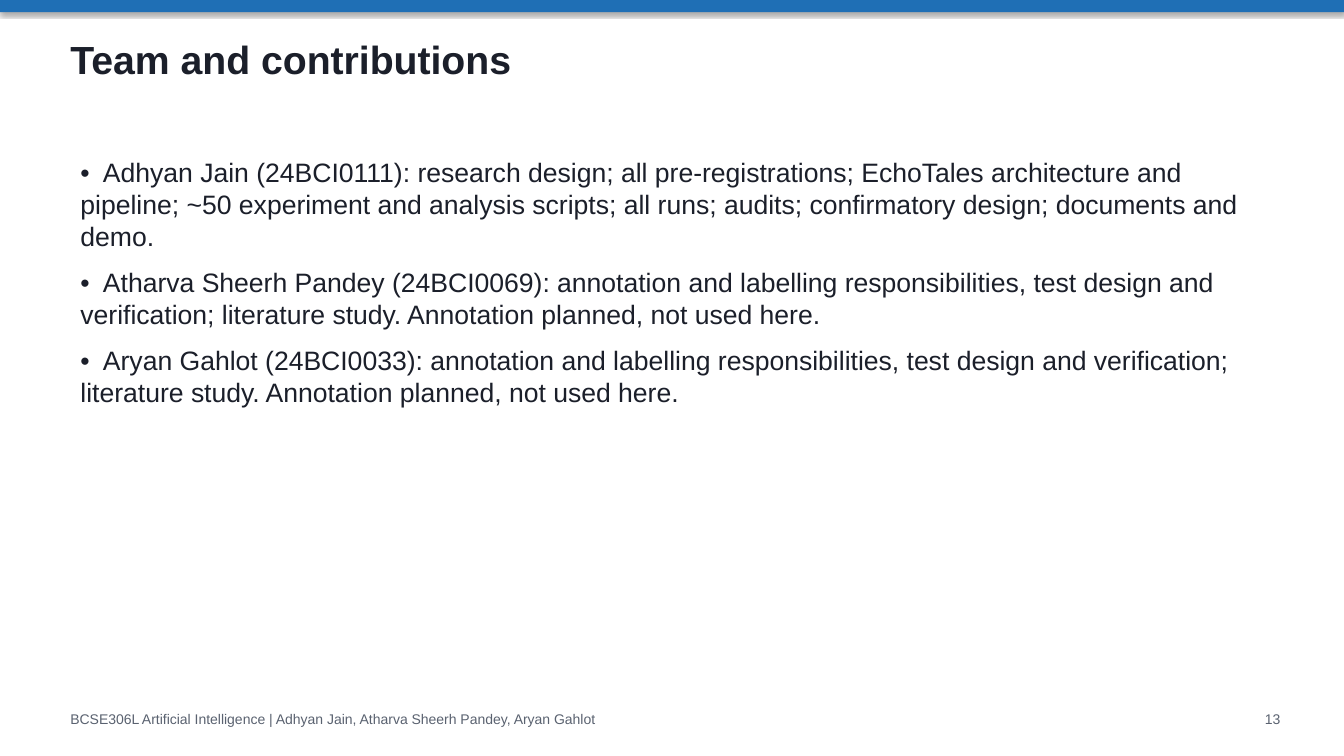
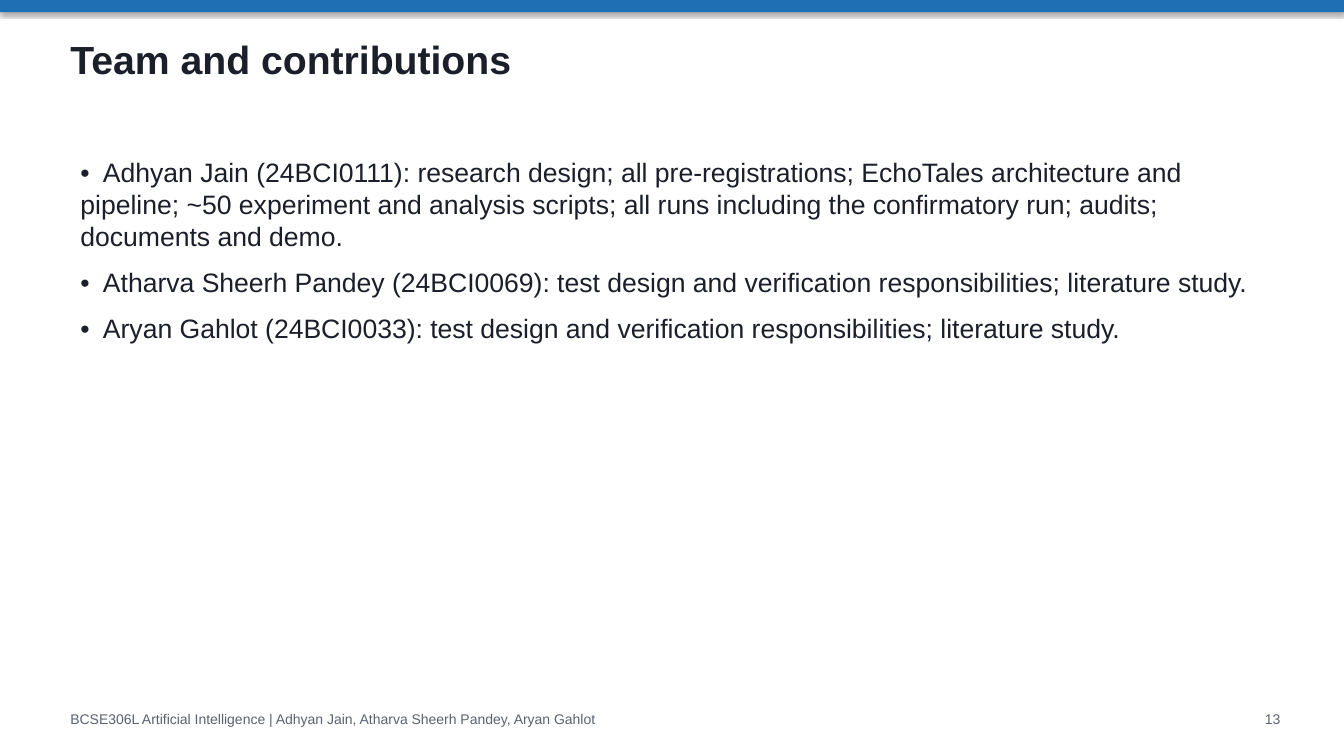
Before and after one commit to adhyan-jain/EchoTales, a slide deck: slide 13 of EchoTales_Research_Presentation.pptx. Drawn at 1344x756 pixels with LibreOffice and Linux fonts; fonts in the diff are those of the drawing. Boxes give left, top, right and bottom in pixels: in the first picture for what was removed or moved away, otherwise in the second. Text is boxed around its words. In the diff, an @@ line names an element or a change of style, - is before the commit and + after.

Commit message:
course: rebuilt project document, slides and demo script with the confirmatory run

```diff
--- a/EchoTales_Research_Presentation.pptx
+++ b/EchoTales_Research_Presentation.pptx
@@ text at (80, 162, 1247, 343): text changed @@
-• Adhyan Jain (24BCI0111): research design; all pre-registrations; EchoTales architecture and pipeline; ~50 experiment and analysis scripts; all runs; audits; confirmatory design; documents and demo.
-• Atharva Sheerh Pandey (24BCI0069): annotation and labelling responsibilities, test design and verification; literature study. Annotation planned, not used here.
-• Aryan Gahlot (24BCI0033): annotation and labelling responsibilities, test design and verification; literature study. Annotation planned, not used here.
+• Adhyan Jain (24BCI0111): research design; all pre-registrations; EchoTales architecture and pipeline; ~50 experiment and analysis scripts; all runs including the confirmatory run; audits; documents and demo.
+• Atharva Sheerh Pandey (24BCI0069): test design and verification responsibilities; literature study.
+• Aryan Gahlot (24BCI0033): test design and verification responsibilities; literature study.
```
Also in this commit, not shown: 3 other slides changed, 9 other files.
